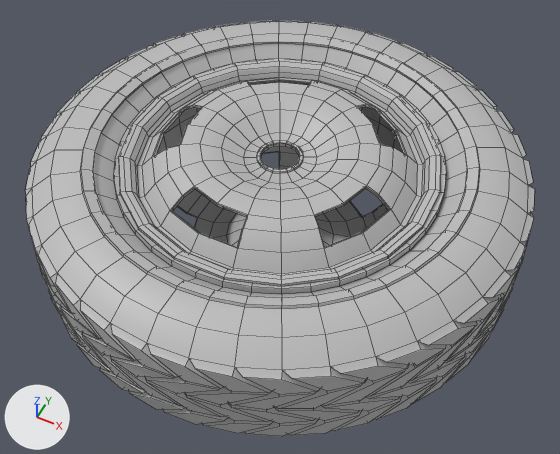
The FBX model Assets/Art_Assets/Streets/SM_OldTyre.fbx as it was, and as the next commit left it.
Camera for both pictures: a 50 mm camera at (0.655, -1.31, 1.682) aimed at (0.029, -0.058, 0.118). The lights are fixed; the arrows at lower left show +X, +Y and +Z. Mesh edges are drawn as thin lines. Where no turn or scale is listed for an object, it has been applied to the vertices.

In view in the first picture: 'SM_OldTyre'.
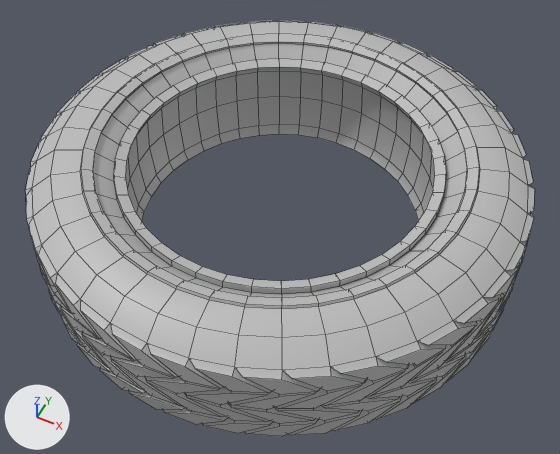
Commit message: [ADD] Tyre with a rim

Where the newer file only moved an object's origin or applied its transform, the numbers keep the older frame.

The change in detail:
me_mesh has 2820 vertices, 2840 faces and spans x -0.647..0.647, y -0.647..0.647, z -0.186..0.186.
me_mesh is used by ob_sm_oldtyre; location (0.0, 0.0, 0.176).
me_mesh part 1: the loose piece of 610 vertices spanning x -0.409..0.409, y -0.409..0.409, z -0.186..-0.102 is deleted.
me_mesh part 2: the loose piece of 610 vertices spanning x -0.409..0.409, y -0.409..0.409, z 0.102..0.186 is deleted.

Boxes (x1, y1, x2, y2) around the edits, measured in the pictures (560 x 454 px):
part 1 of me_mesh, deleted
    before: (177, 146, 388, 247)
part 2 of me_mesh, deleted
    before: (118, 59, 441, 286)
